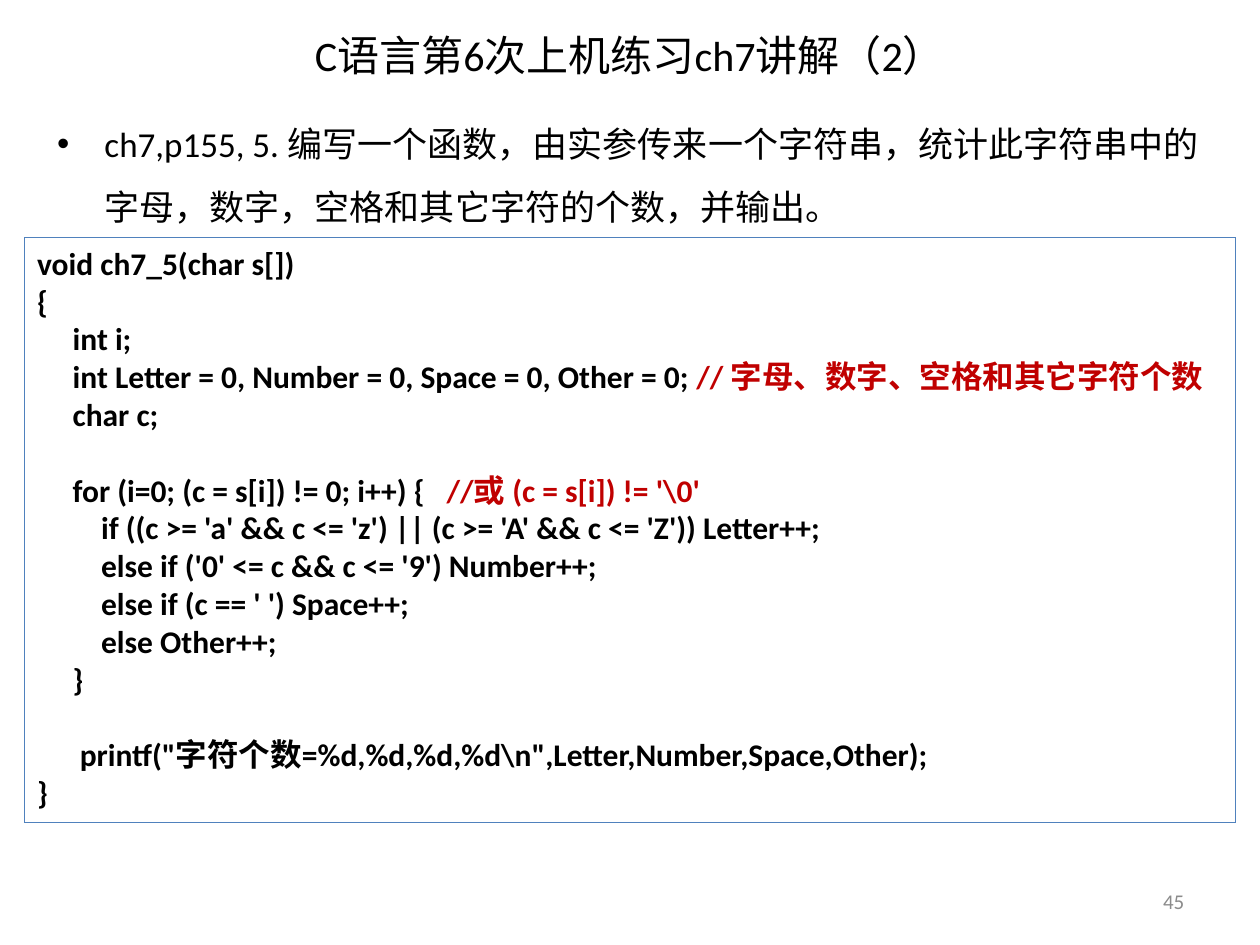
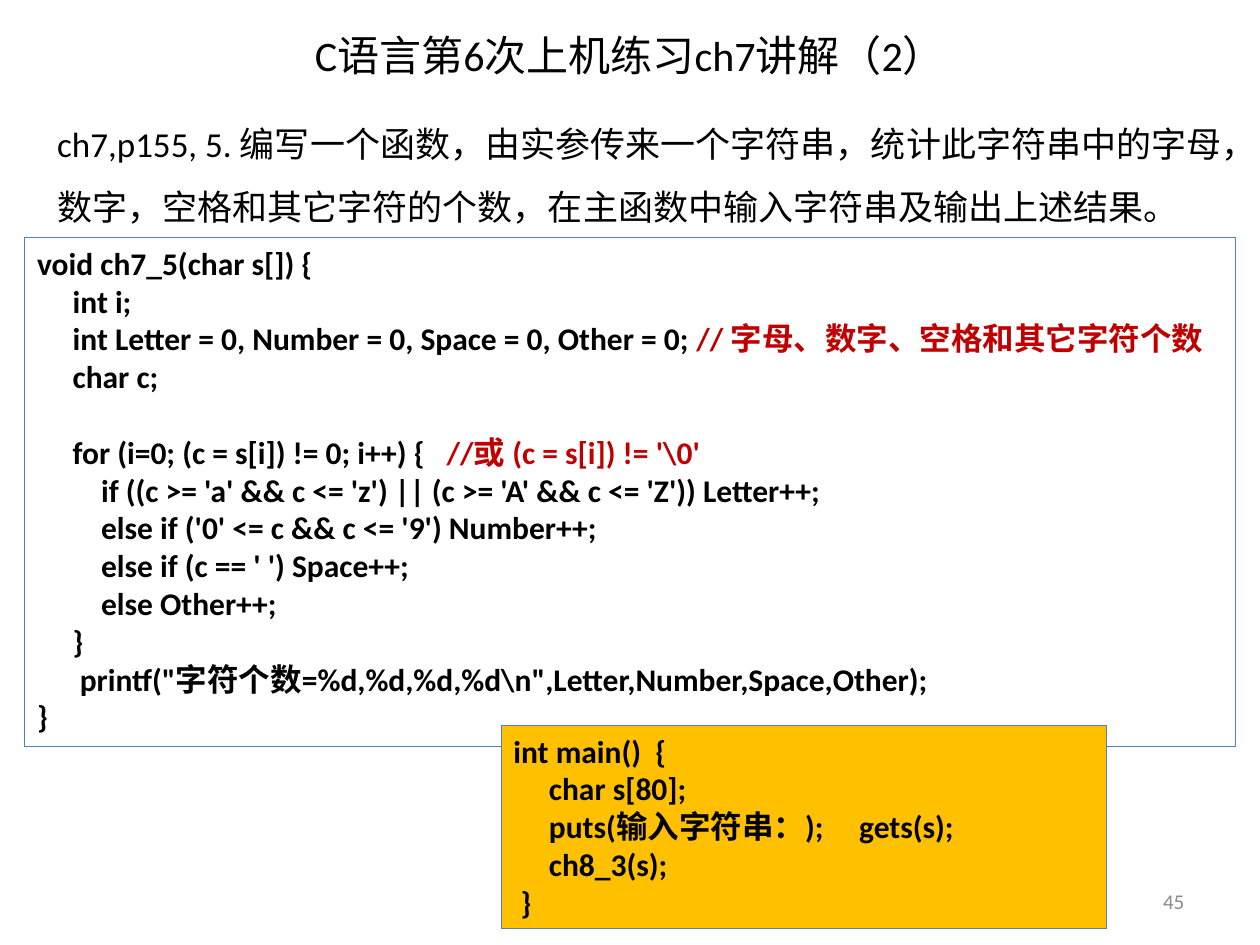
Before and after one commit to jtrfid/C-Repositories, a slide deck: slide 45 of 2016/上机安排.pptx. Drawn at 1260x945 pixels with LibreOffice and Linux fonts; fonts in the diff are those of the drawing. Boxes give left, top, right and bottom in pixels: in the first picture for what was removed or moved away, otherwise in the second. Text is boxed around its words. In the diff, an @@ line names an element or a change of style, - is before the commit and + after.

```diff
--- a/2016/上机安排.pptx
+++ b/2016/上机安排.pptx
@@ text at box(57, 127, 1257, 224): text changed @@
-• ch7,p155, 5. 编写一个函数，由实参传来一个字符串，统计此字符串中的字母，数字，空格和其它字符的个数，并输出。
+ch7,p155, 5. 编写一个函数，由实参传来一个字符串，统计此字符串中的字母，数字，空格和其它字符的个数，在主函数中输入字符串及输出上述结果。
@@ rectangle "void ch7_5(char s[]) {": place and size @@
-rectangle "void ch7_5(char s[]) {" at box(25, 238, 1236, 823)
+rectangle "void ch7_5(char s[]) {" at box(25, 238, 1236, 747)
@@ rectangle added at box(501, 726, 1106, 930), fill #FFC000, outline #4F81BD 0.75 pt, 18 pt, text #000000, bold @@
+int main() {
+char s[80];
+puts(输入字符串：); gets(s);
+ch8_3(s);
+}
```
Also in this commit, not shown: 3 other slides changed, 1 slide added, 2 other files.
